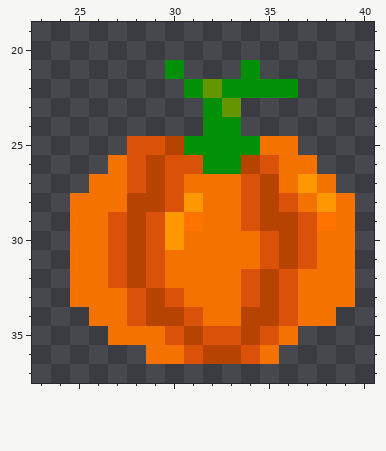
Pixel-art sprite -- Assets/Sprites/Legumes/Pumpkin.png. The first picture shows the starting point.
The file is 32x32 pixels. Shown: x 23..40, y 19..37. The old version is drawn lined up with the new one, on the new canvas.
New version:
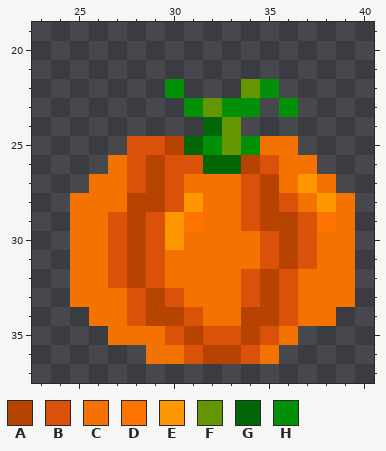
Palette (. is transparent): A #b74300  B #da5209  C #f47300  D #ff7300  E #ff9800  F #639600  G #016605  H #019007
Changes in this commit:
canvas 32x32 -> 64x64, the old top-left corner now at 16,10
y 21: x 30 H -> .; x 34 H -> .
y 22: x 30..34 .HFHH -> H...F; x 36 H -> .
y 23: x 31..34 .HF. -> HFHH; x 36 . -> H
y 24: x 32..33 HH -> GF
y 25: x 31 H -> G; x 33 H -> F
y 26: x 32..33 HH -> GG
Changed places in both pictures, as pixel boxes (x1, y1, x2, y2):
changed: (165, 60, 298, 174)
